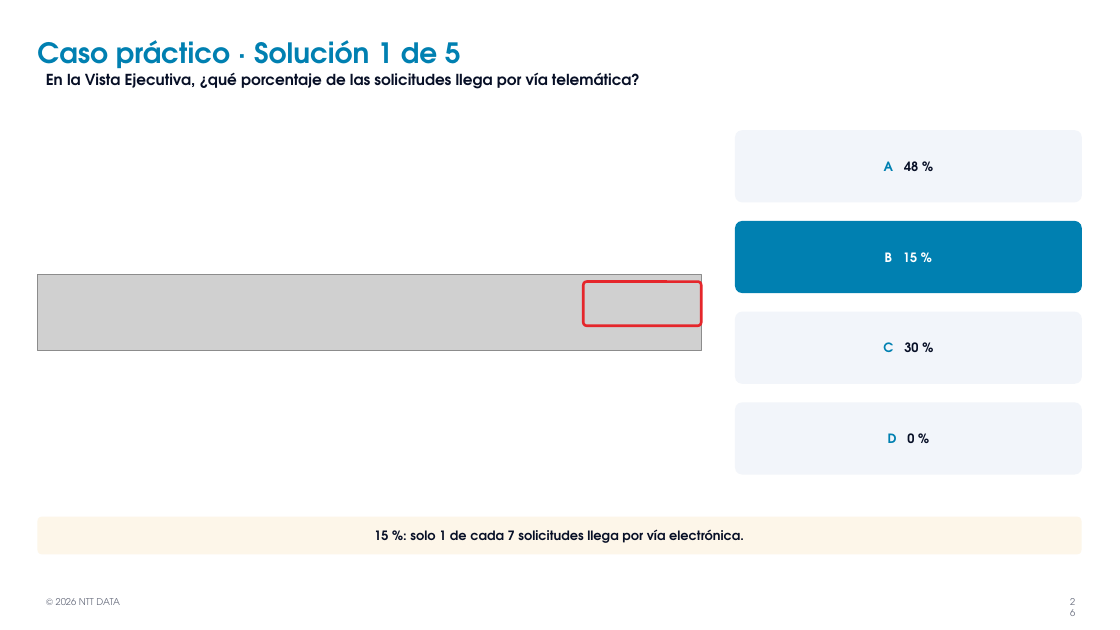
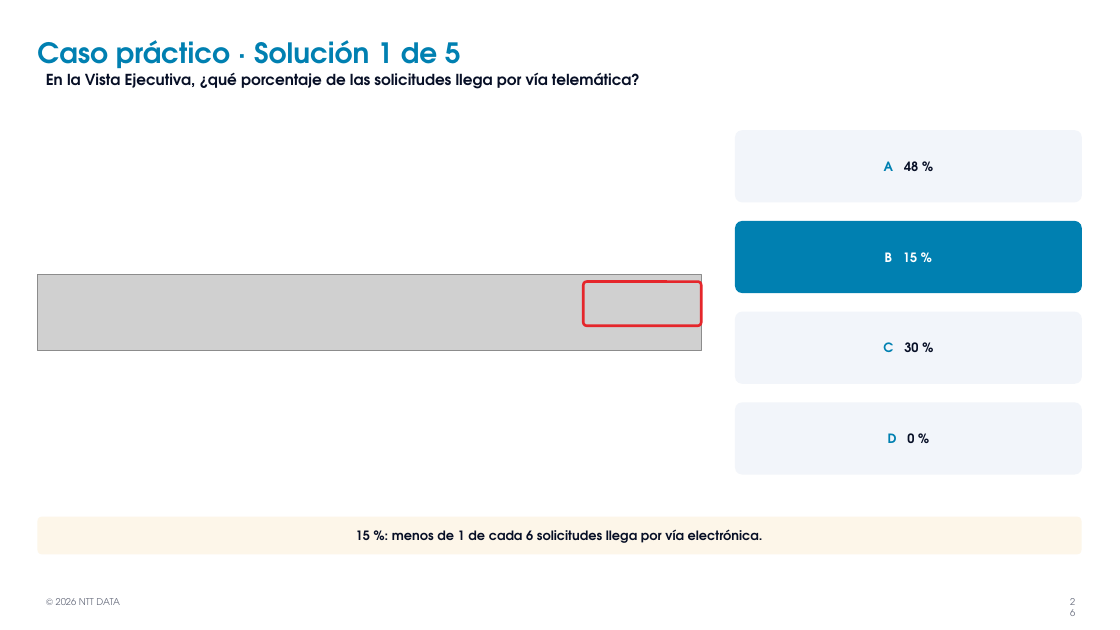
Before and after one commit to AnthonyXerri/Pruebas, a slide deck: slide 26 of mockups/Formacion_Celonis_PnC.pptx. Drawn at 1120x630 pixels with LibreOffice and Linux fonts; fonts in the diff are those of the drawing; grey boxes stand for pictures; background and template pictures are left out. Boxes give left, top, right and bottom in pixels: in the first picture for what was removed or moved away, otherwise in the second. Text is boxed around its words. In the diff, an @@ line names an element or a change of style, - is before the commit and + after.

```diff
--- a/mockups/Formacion_Celonis_PnC.pptx
+++ b/mockups/Formacion_Celonis_PnC.pptx
@@ text in rounded rectangle at [356,529,763,543]: text changed @@
-15 %: solo 1 de cada 7 solicitudes llega por vía electrónica.
+15 %: menos de 1 de cada 6 solicitudes llega por vía electrónica.
```
Also in this commit, not shown: 22 other slides changed.
